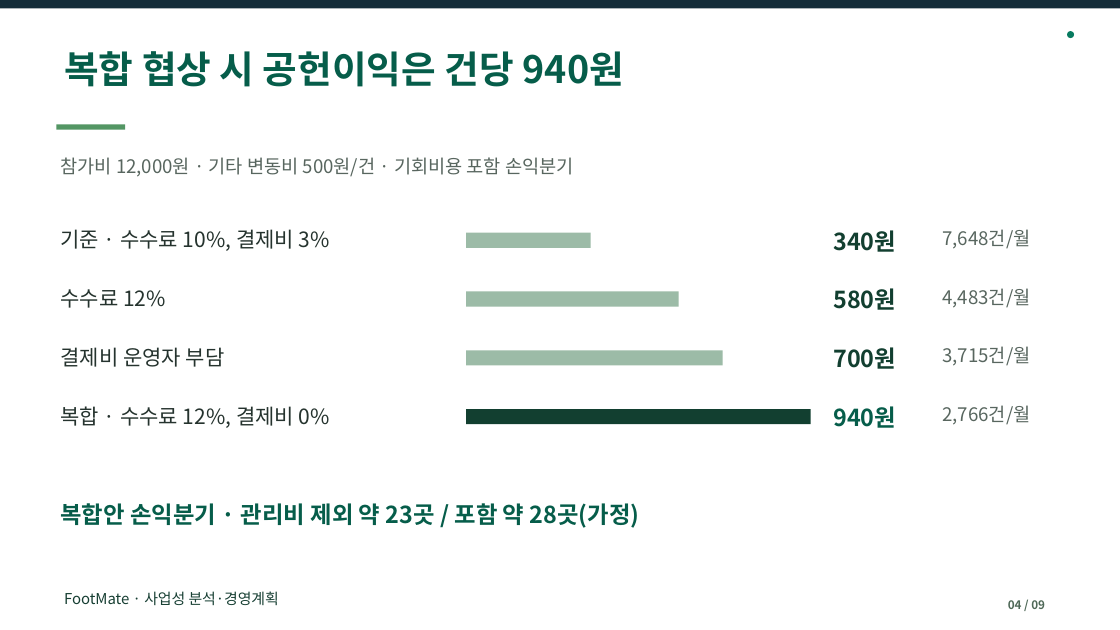
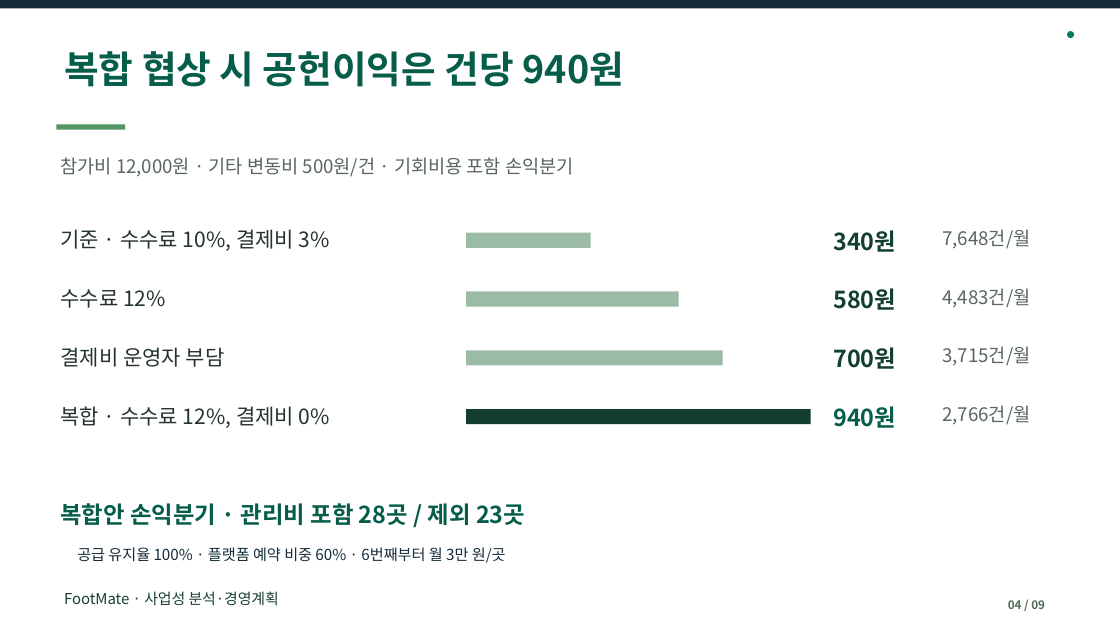
Before and after one commit to dohyunkimmm/footmate-case-study, a slide deck: slide 4 of src/case-study/downloads/footmate_report.pptx. Drawn at 1120x630 pixels with LibreOffice and Linux fonts; fonts in the diff are those of the drawing. Boxes give left, top, right and bottom in pixels: in the first picture for what was removed or moved away, otherwise in the second. Text is boxed around its words. In the diff, an @@ line names an element or a change of style, - is before the commit and + after.

```diff
--- a/src/case-study/downloads/footmate_report.pptx
+++ b/src/case-study/downloads/footmate_report.pptx
@@ text at box(60, 503, 525, 525): text changed @@
-복합안 손익분기 · 관리비 제외 약 23곳 / 포함 약 28곳(가정)
+복합안 손익분기 · 관리비 포함 28곳 / 제외 23곳
@@ text added at box(77, 547, 506, 563), 13 pt, text #142C39 @@
+공급 유지율 100% · 플랫폼 예약 비중 60% · 6번째부터 월 3만 원/곳
```
Also in this commit, not shown: 2 other slides changed, 13 other files.
